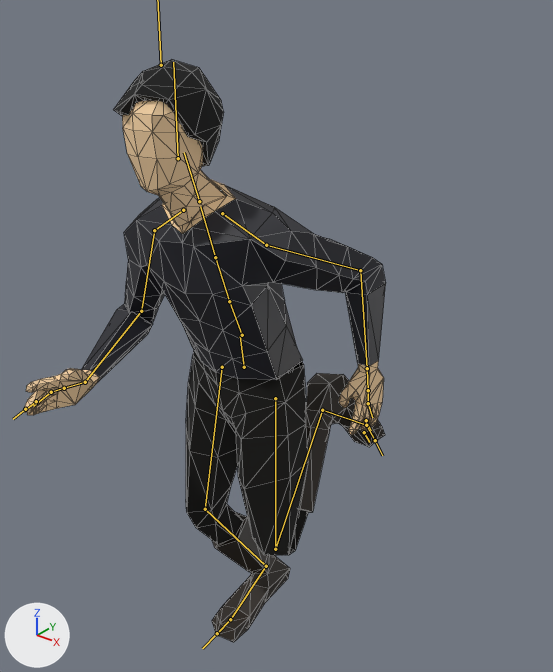
Renders of the glTF model playerModel.glb from each side of a commit.
One viewpoint serves both versions: a 50 mm lens placed at (1.145, -1.298, 1.828), pointed at (0.071, 0.044, 0.996). Every picture has the same lights, and +X, +Y and +Z are marked at lower left. Both versions are drawn at frame 15 of the action 'Run-loop'; the numbers are the values there. The bones that bend it are drawn over the model as lines. Mesh edges are drawn as thin lines.

Names of what the first picture shows: 'Head', 'Pants', 'Torso'.
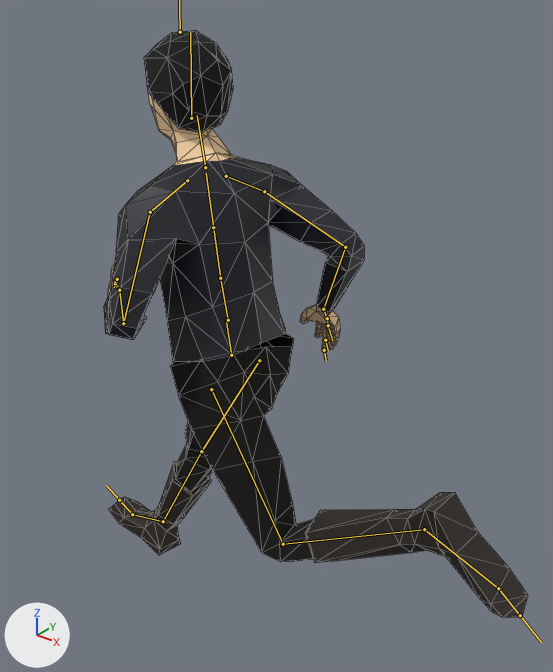
Location of each change, (x1, y1, x2, y2) in pixels of the pictures (553 x 672 px):
'Torso', posed (28% narrower, 19% shorter)
    before: (25, 179, 386, 435)
    after: (104, 153, 364, 361)
'Pants', posed (110% wider)
    before: (186, 351, 385, 642)
    after: (108, 333, 528, 618)
'Head', posed
    before: (114, 59, 225, 227)
    after: (144, 30, 233, 161)
bone 'mixamorig:Hips', root to tip
    before: (244, 367) to (240, 336)
    after: (231, 355) to (226, 319)
bone 'mixamorig:Spine', root to tip
    before: (242, 335) to (229, 301)
    after: (228, 320) to (220, 278)
bone 'mixamorig:Spine1', root to tip
    before: (229, 301) to (215, 257)
    after: (220, 278) to (213, 227)
bone 'mixamorig:Spine2', root to tip
    before: (215, 257) to (200, 206)
    after: (213, 227) to (206, 173)
bone 'mixamorig:Neck', root to tip
    before: (199, 201) to (184, 152)
    after: (205, 167) to (197, 115)
bone 'mixamorig:Head', root to tip
    before: (178, 158) to (173, 62)
    after: (191, 118) to (190, 32)
bone 'mixamorig:LeftShoulder', root to tip
    before: (222, 213) to (266, 245)
    after: (187, 180) to (150, 212)
bone 'mixamorig:LeftArm', root to tip
    before: (266, 245) to (360, 270)
    after: (150, 212) to (123, 323)
bone 'mixamorig:LeftForeArm', root to tip
    before: (360, 270) to (367, 368)
    after: (123, 323) to (119, 290)
bone 'mixamorig:LeftHand', root to tip
    before: (367, 368) to (368, 390)
    after: (119, 290) to (116, 285)
bone 'mixamorig:RightShoulder', root to tip
    before: (183, 210) to (154, 230)
    after: (226, 176) to (264, 191)
bone 'mixamorig:RightArm', root to tip
    before: (154, 230) to (141, 311)
    after: (264, 191) to (345, 247)
bone 'mixamorig:RightForeArm', root to tip
    before: (141, 311) to (85, 382)
    after: (345, 247) to (323, 309)
bone 'mixamorig:RightHand', root to tip
    before: (85, 382) to (64, 388)
    after: (323, 309) to (327, 318)
bone 'mixamorig:RightHandIndex1', root to tip
    before: (64, 388) to (51, 392)
    after: (327, 318) to (328, 325)
bone 'mixamorig:RightHandIndex3', root to tip
    before: (36, 401) to (23, 411)
    after: (325, 340) to (328, 350)
bone 'mixamorig:LeftUpLeg', root to tip
    before: (275, 398) to (275, 549)
    after: (211, 389) to (283, 544)
bone 'mixamorig:LeftLeg', root to tip
    before: (275, 549) to (322, 410)
    after: (283, 544) to (424, 529)
bone 'mixamorig:LeftFoot', root to tip
    before: (322, 410) to (366, 425)
    after: (424, 529) to (498, 588)
bone 'mixamorig:RightUpLeg', root to tip
    before: (222, 367) to (205, 509)
    after: (259, 360) to (201, 451)
bone 'mixamorig:RightLeg', root to tip
    before: (205, 509) to (266, 566)
    after: (201, 451) to (163, 521)
bone 'mixamorig:RightFoot', root to tip
    before: (266, 566) to (230, 619)
    after: (163, 521) to (132, 514)

The change in detail:
Object 'MainArmature' (bone_rig_object) turns from (90, 0, 0) to (90, 0, -90) degrees about its own x, y and z.
Bone 'mixamorig:Hips' (bone_mixamorig_hips) moves from (0.006, -0.043, -0.033) to (0.012, -0.017, -0.009).
Bone 'mixamorig:Hips' (bone_mixamorig_hips) turns from (9, -7, -3) to (10, 6, 3) degrees about its own x, y and z.
Bone 'mixamorig:Spine' (bone_mixamorig_spine) turns from (16, 10, 4) to (3, -12, -4) degrees about its own x, y and z.
Bone 'mixamorig:Spine1' (bone_mixamorig_spine1) turns from (-3, 1, 1) to (1, -2, 4) degrees about its own x, y and z.
Bone 'mixamorig:Spine2' (bone_mixamorig_spine2) turns from (-3, 1, 1) to (4, -2, 3) degrees about its own x, y and z.
Bone 'mixamorig:Neck' (bone_mixamorig_neck) turns from (1, -1, -3) to (-2, 1, -1) degrees about its own x, y and z.
Bone 'mixamorig:Head' (bone_mixamorig_head) turns from (-20, -2, 0) to (-19, 6, -5) degrees about its own x, y and z.
Bone 'mixamorig:LeftShoulder' (bone_mixamorig_leftshoulder) turns from (6, 6, 7) to (5, 4, 4) degrees about its own x, y and z.
Bone 'mixamorig:LeftArm' (bone_mixamorig_leftarm) turns from (57, 48, -9) to (58, 6, 12) degrees about its own x, y and z.
Bone 'mixamorig:LeftForeArm' (bone_mixamorig_leftforearm) turns from (6, -7, 62) to (2, -11, 106) degrees about its own x, y and z.
Bone 'mixamorig:LeftHand' (bone_mixamorig_lefthand) turns from (7, -6, 0) to (3, -4, -9) degrees about its own x, y and z.
Bone 'mixamorig:RightShoulder' (bone_mixamorig_rightshoulder) turns from (6, -3, -4) to (0, -2, -2) degrees about its own x, y and z.
Bone 'mixamorig:RightArm' (bone_mixamorig_rightarm) turns from (53, 5, -3) to (50, -43, 31) degrees about its own x, y and z.
Bone 'mixamorig:RightForeArm' (bone_mixamorig_rightforearm) turns from (5, 8, -75) to (4, 10, -91) degrees about its own x, y and z.
Bone 'mixamorig:RightHand' (bone_mixamorig_righthand) turns from (-12, 18, -28) to (-12, 0, 9) degrees about its own x, y and z.
Bone 'mixamorig:RightHandIndex1' (bone_mixamorig_righthandindex1) turns from (-12, -2, -12) to (-8, -1, -11) degrees about its own x, y and z.
Bone 'mixamorig:RightHandIndex3' (bone_mixamorig_righthandindex3) turns from (2, 0, -2) to (4, -1, -1) degrees about its own x, y and z.
Bone 'mixamorig:LeftUpLeg' (bone_mixamorig_leftupleg) turns from (19, -15, -3) to (-18, -3, -5) degrees about its own x, y and z.
Bone 'mixamorig:LeftLeg' (bone_mixamorig_leftleg) turns from (-146, 7, 7) to (-90, 1, -4) degrees about its own x, y and z.
Bone 'mixamorig:LeftFoot' (bone_mixamorig_leftfoot) turns from (21, -1, 3) to (-15, 11, 4) degrees about its own x, y and z.
Bone 'mixamorig:RightUpLeg' (bone_mixamorig_rightupleg) turns from (24, 1, 12) to (44, -6, -1) degrees about its own x, y and z.
Bone 'mixamorig:RightLeg' (bone_mixamorig_rightleg) turns from (-49, -6, 5) to (-6, 9, -3) degrees about its own x, y and z.
Bone 'mixamorig:RightFoot' (bone_mixamorig_rightfoot) turns from (26, -10, -5) to (-20, 1, -6) degrees about its own x, y and z.
